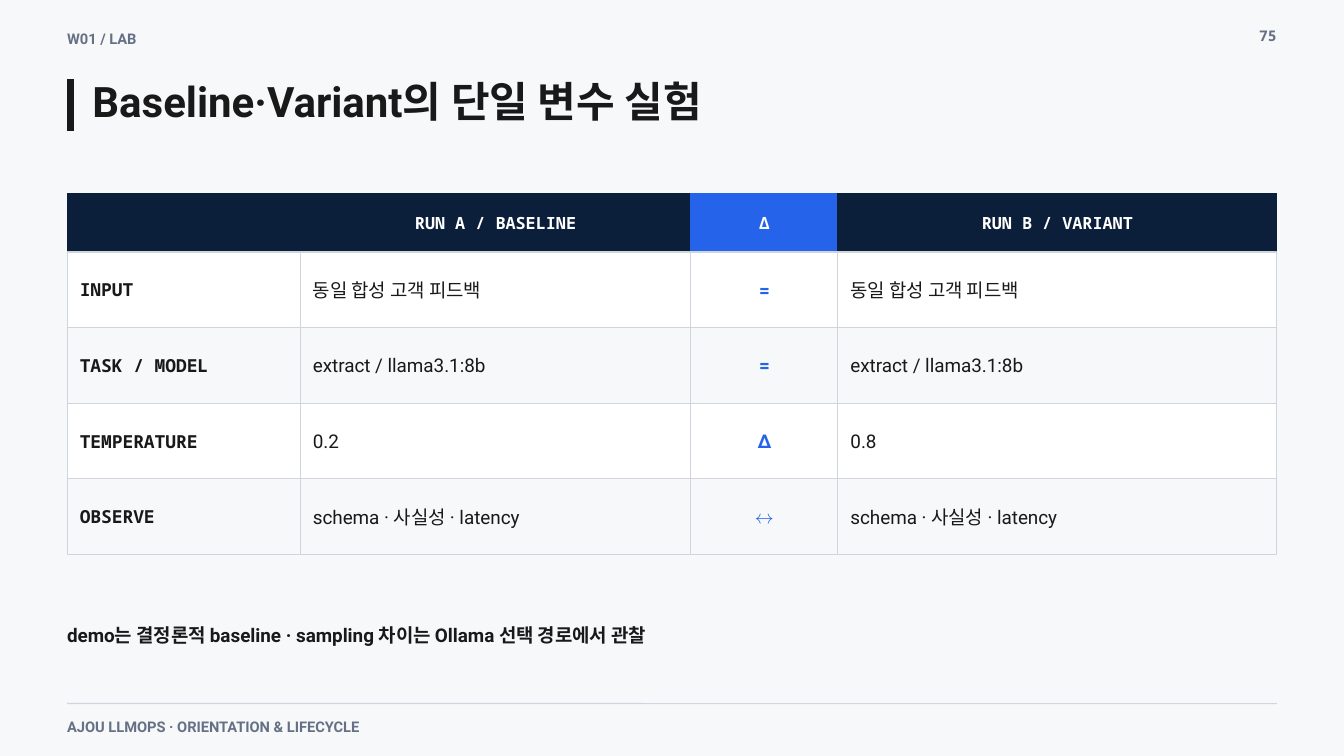
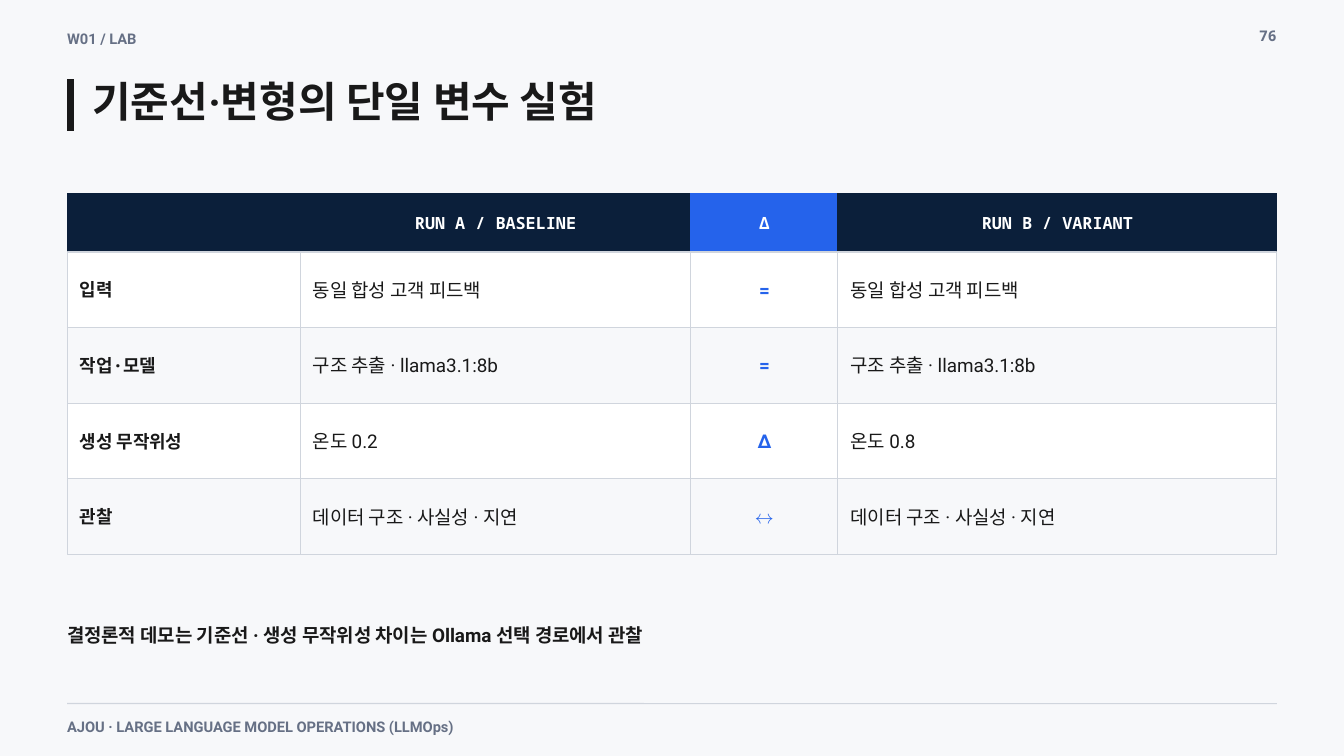
Before and after one commit to smilesjcha/llmops-16week, a slide deck: slide 76 of week01/lecture/01_week1_llmops_kickoff.pptx (slide 75 before the commit). Drawn at 1344x756 pixels with LibreOffice and Linux fonts; fonts in the diff are those of the drawing. Boxes give left, top, right and bottom in pixels: in the first picture for what was removed or moved away, otherwise in the second. Text is boxed around its words. In the diff, an @@ line names an element or a change of style, - is before the commit and + after.

```diff
--- a/week01/lecture/01_week1_llmops_kickoff.pptx
+++ b/week01/lecture/01_week1_llmops_kickoff.pptx
@@ text at <box>1259,30,1277,41</box>: text changed @@
-75
+76
@@ text at <box>92,81,597,121</box>: text changed @@
-Baseline·Variant의 단일 변수 실험
+기준선·변형의 단일 변수 실험
@@ text at <box>80,281,113,298</box>: text changed @@
-INPUT
+입력
@@ text at <box>80,357,156,374</box>: text changed @@
-TASK / MODEL
+작업·모델
@@ text at <box>313,356,498,374</box>: text changed @@
-extract / llama3.1:8b
+구조 추출 · llama3.1:8b
@@ text at <box>850,356,1036,374</box>: text changed @@
-extract / llama3.1:8b
+구조 추출 · llama3.1:8b
@@ text at <box>80,433,183,450</box>: text changed @@
-TEMPERATURE
+생성 무작위성
@@ text at <box>313,433,378,449</box>: text changed @@
-0.2
+온도 0.2
@@ text at <box>850,433,915,449</box>: text changed @@
-0.8
+온도 0.8
@@ text at <box>80,508,113,525</box>: text changed @@
-OBSERVE
+관찰
@@ text at <box>313,508,518,526</box>: text changed @@
-schema · 사실성 · latency
+데이터 구조 · 사실성 · 지연
@@ text at <box>850,508,1056,526</box>: text changed @@
-schema · 사실성 · latency
+데이터 구조 · 사실성 · 지연
@@ text at <box>67,626,643,644</box>: text changed @@
-demo는 결정론적 baseline · sampling 차이는 Ollama 선택 경로에서 관찰
+결정론적 데모는 기준선 · 생성 무작위성 차이는 Ollama 선택 경로에서 관찰
@@ text at <box>67,721,454,735</box>: text changed @@
-AJOU LLMOPS · ORIENTATION & LIFECYCLE
+AJOU · LARGE LANGUAGE MODEL OPERATIONS (LLMOps)
```
Also in this commit, not shown: 60 other slides changed, 19 slides added, 18 slides removed, 22 other files.
